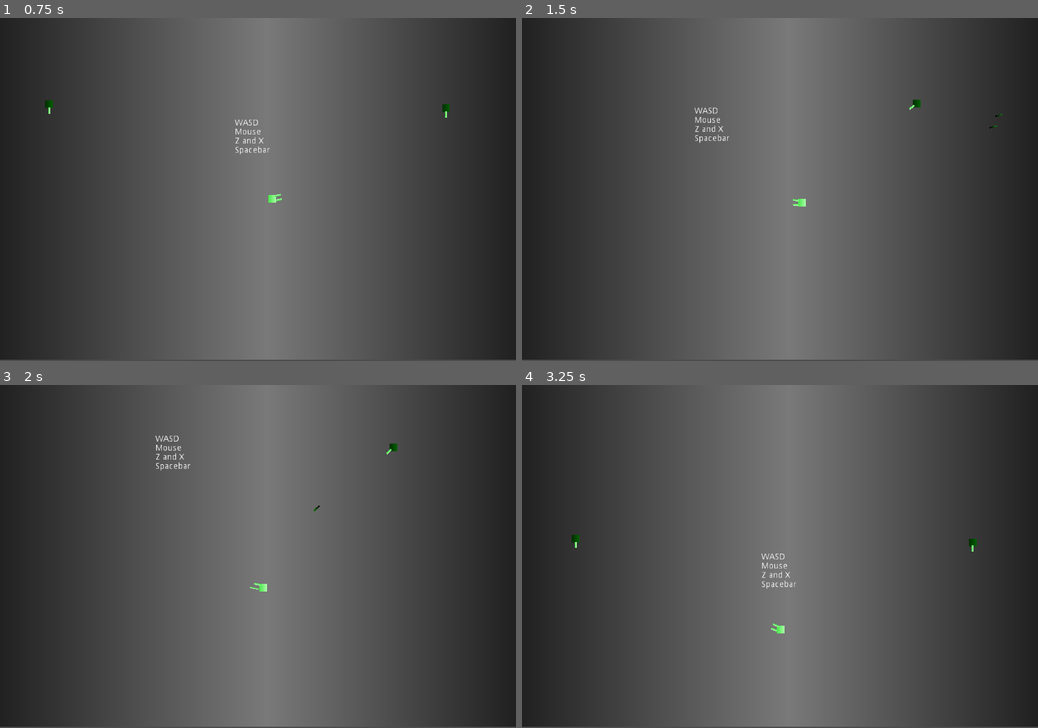
Above: before the commit, frames 1-4 (two rows, left to right).
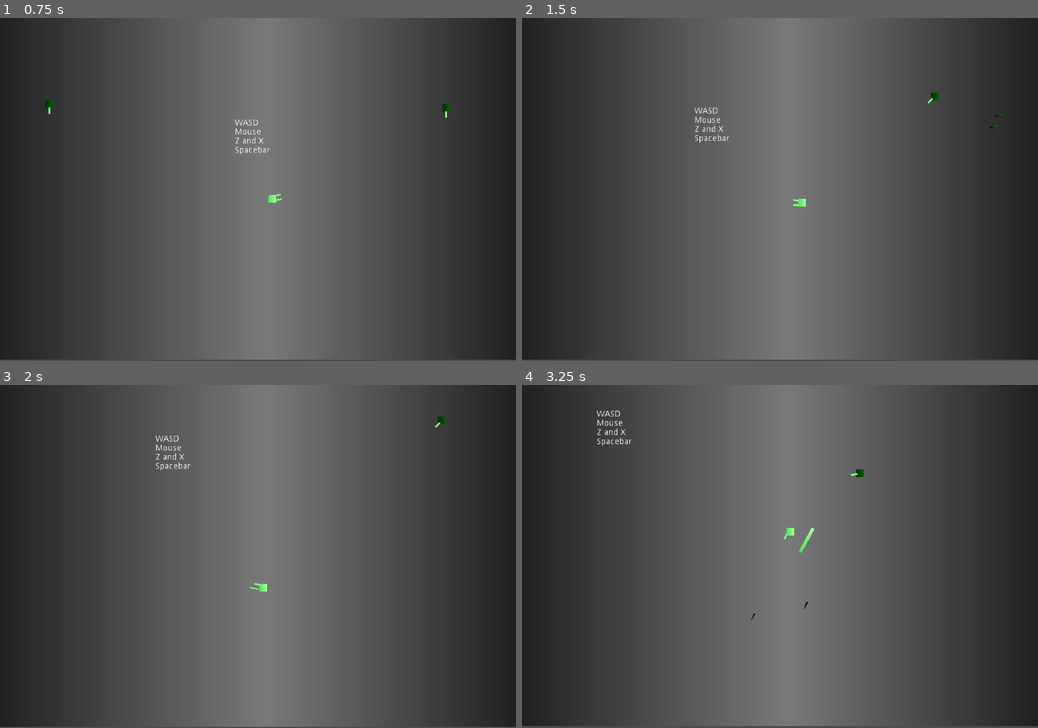
Above: after the commit, the same moments.

Repository: jrcamelo/Godot-SuperRogue
Game: Godot game, scene res://Test1.tscn
Same seed, same stepped clock (60 frames per second), same inputs: the game is played once before the commit and once after it.
Inputs (mouse positions are in pixels of both pictures, inside the frame that each line leads up to):
- Up to frame 1 (0.75 s): move the mouse to (371, 172) at 0.52 s; press the mouse at (371, 172) at 0.53 s; hold D (move_right) from 0.53 s (still down)
- Up to frame 2 (1.5 s): right-click (893, 172) at 0.8 s; move the mouse to (676, 206) at 1.27 s; release D (move_right) at 1.28 s; release the mouse at (676, 206) at 1.28 s; hold S (move_down) from 1.28 s (still down); right-click (676, 206) at 1.35 s
- Up to frame 3 (2 s): keep holding S (move_down); tap Z (z) at 1.55 s
- Up to frame 4 (3.25 s): move the mouse to (831, 481) at 2.02 s; release S (move_down) at 2.03 s; press the mouse at (831, 481) at 2.03 s; hold D (move_right) 2.03-2.78 s; tap Z (z) at 2.1 s; move the mouse to (754, 625) at 2.77 s; release the mouse at (754, 625) at 2.78 s; hold W (move_up) from 2.78 s (still down); click (754, 625) at 2.85 s; right-click (754, 625) at 3.05 s

Frame 1 is identical in both runs. In frame 2, less than 0.1% of the frame differs, in the area x 75-81%, y 21-27%; in frame 3, less than 0.1%; in frame 4, 0.7%, in the area x 0-100%, y 7-100%.
Error in both runs: Invalid operands 'Nil' and 'int' in operator '>'. (res://Scenes/Player.gd:73)

Commit message:
Add player position prediction to Enemy

Diff:
--- a/Project/Scenes/Enemy.gd
+++ b/Project/Scenes/Enemy.gd
@@ -16,10 +16,12 @@
 var direction: Vector2
 
 var dodge_direction: Vector2
-var dodge_amount = 10
+var dodge_amount = 5
 var dodging = 0
 
-var target = null
+var target: KinematicBody2D = null
+var target_point: Vector2
+var last_prediction: Vector2
 
 func _physics_process(delta):
 	if target != null:
@@ -33,6 +35,8 @@
 
 func deal_with_target(delta):
 	calculate_distance()
+	predict_target_location()
+	update_target_location()
 	look_at_target()
 	if dodging == 0:
 		follow_player_at_distance(delta)
@@ -43,8 +47,21 @@
 	current_distance = to_player.length()
 	direction = to_player.normalized()
 
+func predict_target_location():
+	if (target.name != "Player"):
+		last_prediction = target.global_position
+		return
+	var guess_speed = rand_range(80, 120)
+	var guess_position = target.movement.normalized() * guess_speed
+	last_prediction = target.global_position + guess_position
+
+func update_target_location():
+	if target_point == Vector2():
+		target_point = last_prediction
+	target_point = target_point.move_toward(last_prediction, 50)
+
 func look_at_target():
-	Weapons.look_at(target.global_position)
+	Weapons.look_at(target_point)
 	Weapons.rotate(-190)
 
 func follow_player_at_distance(delta):
@@ -63,12 +80,12 @@
 
 func try_dodge(delta):
 	dodging -= 1
-	movement = Body.move(movement, dodge_direction, delta * 5)
+	movement = Body.move(movement, dodge_direction, delta * 10)
 	movement = move_and_slide(movement)
 
 func shoot(delta):
 	if current_distance < shooting_distance:
-		Weapon.shoot(target.global_position)
+		Weapon.shoot(target_point)
 
 func forget_target_if_too_far():
 	if (current_distance > maximum_distance):
@@ -91,4 +108,4 @@
 	dodging = dodge_amount
 	var incoming = bullet.global_position - global_position
 	var incoming_angle = bullet.global_position.angle_to_point(global_position)
-	dodge_direction = incoming.normalized().rotated(deg2rad(-90))
+	dodge_direction = incoming.normalized().rotated(deg2rad(rand_range(-60, -120)))
--- a/Project/Scenes/Enemy.tscn
+++ b/Project/Scenes/Enemy.tscn
@@ -55,8 +55,8 @@
 scale = Vector2( 1, 20 )
 texture = SubResource( 3 )
 script = ExtResource( 1 )
-MAX_SPEED = 300
-ACCEL = 300
+MAX_SPEED = 400
+ACCEL = 400
 FRICTION = 100
 
 [node name="DetectionRange" type="Area2D" parent="."]
--- a/Project/Scenes/Player.tscn
+++ b/Project/Scenes/Player.tscn
@@ -19,6 +19,7 @@
 script = ExtResource( 1 )
 MAX_SPEED = 300
 ACCEL = 3000
+FRICTION = 10000
 
 [node name="Weapons" type="Node2D" parent="."]
 
Not shown: 4 places in Project/Scenes/Enemy.tscn that only renumber resources
